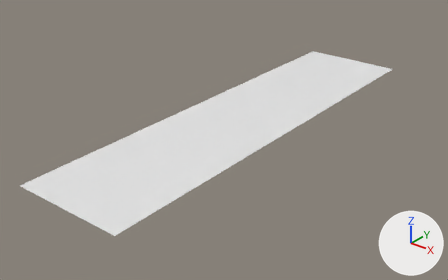
An edit to the Blender file Assets/BlenderFiles/arc.blend, drawn before and after from the same camera.
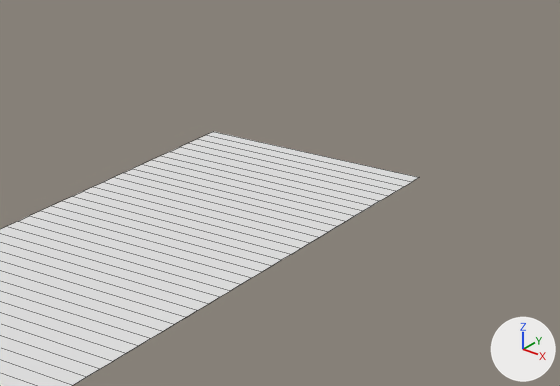
There are two pictures of each version: one whole from a 50 mm camera at (1.52, -1.05, 1.11) aimed at (-0.04, 0.91, -0.1), one close up on the part from 51% to 100% of the width and 0% to 54% of the height. The lights are fixed; the arrows at lower right show +X, +Y and +Z. The close-ups show mesh edges as thin lines.

Before the edit, the objects in view are built like this:
```python
me_plane = bpy.data.meshes.new('Plane')
me_plane.from_pydata(...)  # 112 vertices, 55 faces; spans x -0.25..0.25, y 0.0..2.0, z 0.0
ob_plane = bpy.data.objects.new('Plane', me_plane)
ob_plane.location = (0.0, 0.0, 0.0)
```
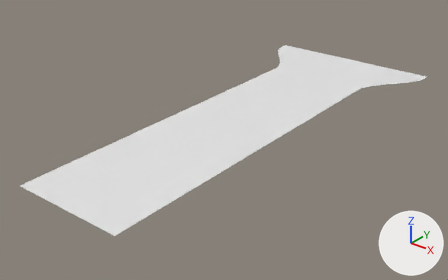
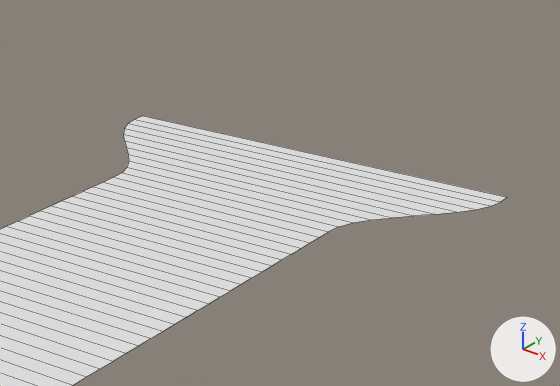
Changed parts and their boxes (x1, y1, x2, y2) in the close-ups (560 x 386 px; the box of a moved part takes in the faces that stretch with it):
'Plane', reshaped: before (0, 132, 419, 386); after (0, 116, 507, 386)
part 1 of me_plane, moved or reshaped: before (124, 132, 419, 226); after (123, 116, 507, 227)

What changed in the scene script:
```text
Change me_plane:
    used by ob_plane; location = (0.0, 0.0, 0.0)
    remove me_plane.from_pydata(...)  # 112 vertices, 55 faces; spans x -0.25..0.25, y 0.0..2.0, z 0.0
    add me_plane.from_pydata(...)  # 112 vertices, 55 faces; spans x -0.44..0.44, y 0.0..2.0, z 0.0
    me_plane part 1: 20 of 112 vertices moved; they spanned x -0.25..0.25, y 1.67..2.0, z 0.0 and now span x -0.44..0.44, y 1.67..2.0, z 0.0; mean shift (0.0, 0.0, 0.0); largest move (-0.25, 2.0, 0.0) -> (-0.44, 2.0, 0.0)
```
